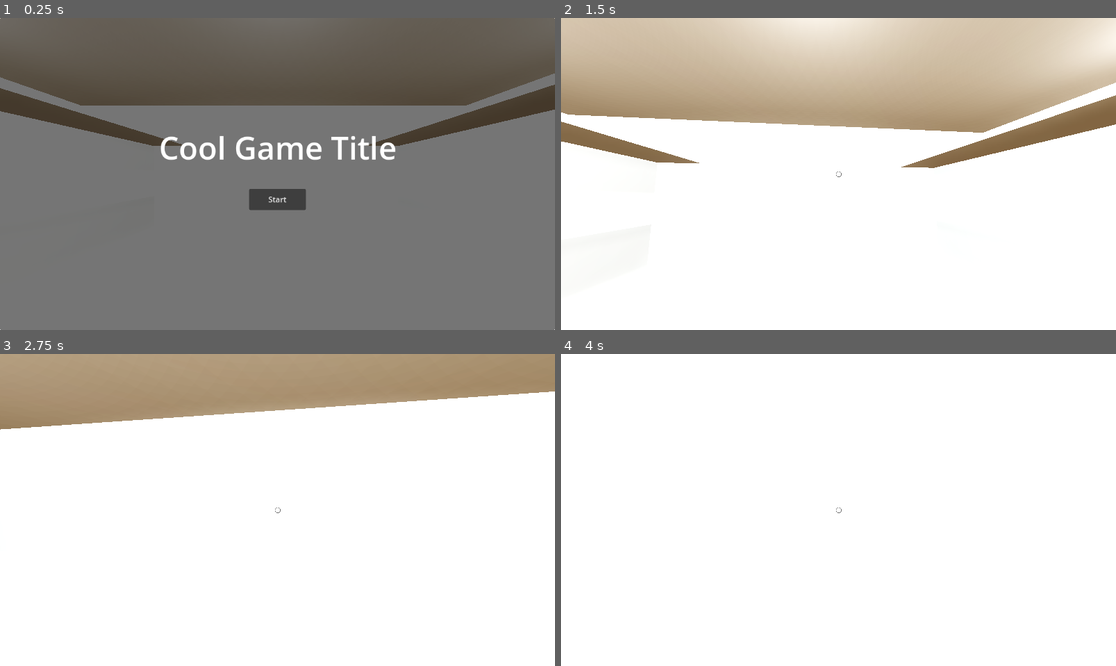
Above: before the commit, frames 1-4 (two rows, left to right).
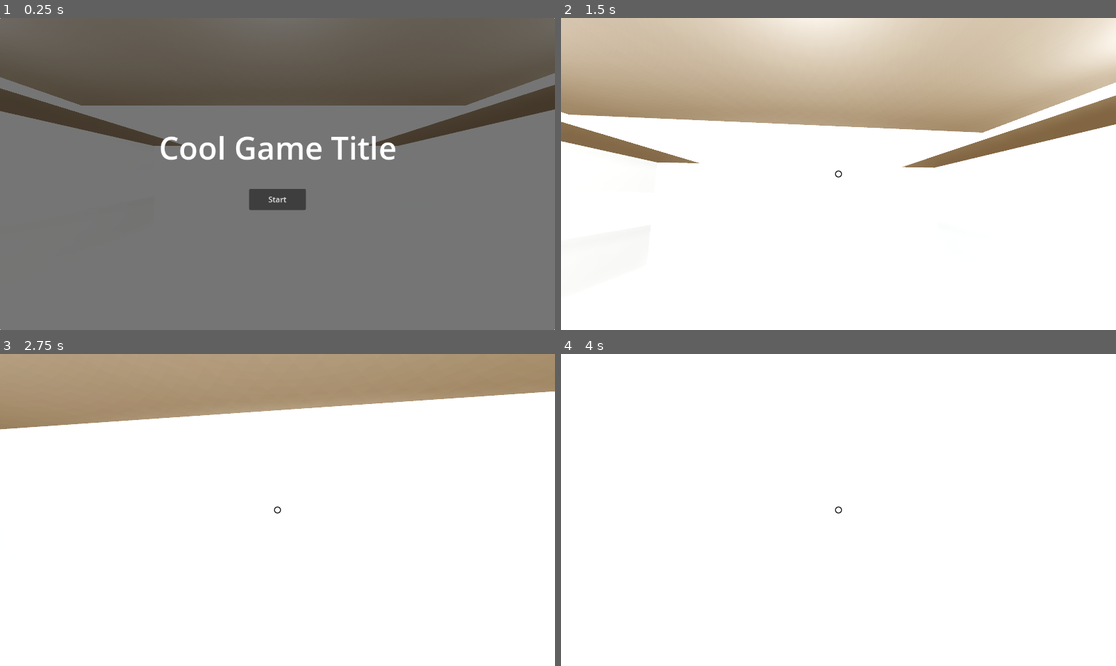
Above: after the commit, the same moments.

Repository: chybby/ldjam53
Game: Godot game, scene res://main.tscn
The game is run twice, just before and just after one commit, with the same random seed, the same clock (stepped at 60 frames per second) and the same inputs.
Inputs (mouse positions are in pixels of both pictures, inside the frame that each line leads up to):
- Up to frame 1 (0.25 s): no input
- Up to frame 2 (1.5 s): click "Start" at 0.5 s; tap Enter at 1.25 s; move the mouse to (866, 174) at 1.27 s; press the mouse at (866, 174) at 1.28 s; hold W (move_forward) from 1.28 s (still down)
- Up to frame 3 (2.75 s): keep holding W (move_forward); tap Space (jump) at 1.52, 2.27 s; move the mouse to (249, 510) at 2.02 s; release the mouse at (249, 510) at 2.03 s; tap Shift (sprint) at 2.1 s
- Up to frame 4 (4 s): keep holding W (move_forward); move the mouse to (849, 503) at 2.77 s; press the mouse at (849, 503) at 2.78 s; move the mouse to (832, 516) at 3.52 s; release the mouse at (832, 516) at 3.53 s; tap Shift (sprint) at 3.6 s; tap Space (jump) at 3.77 s

The runs differ from the first frame. In frame 1, 0.1% of the frame differs, in the area x 0-100%, y 17-41%; in frame 2, 0.2%, in the area x 0-100%, y 20-52%; in frame 3, 0.1%; in frame 4, less than 0.1%.

Commit message:
Different cursors.

Diff:
--- a/main.gd
+++ b/main.gd
@@ -1,4 +1,6 @@
 extends Node
+
+const GUI = preload("res://menus/gui.gd")
 
 @onready var gui := $GUI
 @onready var world := $World
@@ -25,6 +27,14 @@
     elif event.is_action_pressed("skip_day"):
         _on_world_day_ended()
 
+func _process(delta):
+    if player.held_object != null:
+        gui.set_cursor(GUI.Cursor.CLOSED_HAND)
+    elif player.hovered_object != null:
+        gui.set_cursor(GUI.Cursor.OPEN_HAND)
+    else:
+        gui.set_cursor(GUI.Cursor.DOT)
+
 func _on_gui_unpaused():
     get_tree().paused = false
 
--- a/menus/gui.gd
+++ b/menus/gui.gd
@@ -8,6 +8,8 @@
 @onready var main_menu_screen := $MainMenuScreen
 @onready var pause_screen := $PauseScreen
 @onready var hud := $HUD
+
+enum Cursor {DOT, OPEN_HAND, CLOSED_HAND}
 
 func _ready():
     main_menu_screen.set_process_input(true)
@@ -20,6 +22,9 @@
         pause_screen.set_process_input(true)
         Input.mouse_mode = Input.MOUSE_MODE_VISIBLE
         hud.visible = false
+
+func set_cursor(cursor: Cursor):
+    hud.set_cursor(cursor)
 
 func _on_pause_screen_closed():
     pause_screen.visible = false
--- a/player/hud.gd
+++ b/player/hud.gd
@@ -1 +1,19 @@
 extends Control
+
+const GUI = preload("res://menus/gui.gd")
+
+@onready var dot_cursor := $Cursor/DotCursor
+@onready var open_hand_cursor := $Cursor/OpenHandCursor
+@onready var closed_hand_cursor := $Cursor/ClosedHandCursor
+
+func set_cursor(cursor: GUI.Cursor):
+    dot_cursor.visible = false
+    open_hand_cursor.visible = false
+    closed_hand_cursor.visible = false
+    match cursor:
+        GUI.Cursor.DOT:
+            dot_cursor.visible = true
+        GUI.Cursor.OPEN_HAND:
+            open_hand_cursor.visible = true
+        GUI.Cursor.CLOSED_HAND:
+            closed_hand_cursor.visible = true
--- a/player/hud.tscn
+++ b/player/hud.tscn
@@ -1,15 +1,17 @@
-[gd_scene load_steps=4 format=3 uid="uid://dsdesb5wro10h"]
+[gd_scene load_steps=6 format=3 uid="uid://dsdesb5wro10h"]
 
 [ext_resource type="Script" path="res://player/hud.gd" id="1_7y742"]
+[ext_resource type="Texture2D" uid="uid://dpu1r64cdp6tm" path="res://menus/open_hand_cursor.png" id="2_c7iho"]
+[ext_resource type="Texture2D" uid="uid://d4k1mj57sr4iq" path="res://menus/closed_hand_cursor.png" id="3_afy7g"]
 
 [sub_resource type="Gradient" id="Gradient_lwvfo"]
-offsets = PackedFloat32Array(0, 0.550459, 0.633027, 0.667431)
-colors = PackedColorArray(1, 1, 1, 1, 1, 1, 1, 1, 0, 0, 0, 1, 0, 0, 0, 0)
+offsets = PackedFloat32Array(0, 0.412844, 0.541284, 0.580275, 0.688073)
+colors = PackedColorArray(1, 1, 1, 1, 1, 1, 1, 1, 0, 0, 0, 1, 0, 0, 0, 1, 0, 0, 0, 0)
 
 [sub_resource type="GradientTexture2D" id="GradientTexture2D_pfw6s"]
 gradient = SubResource("Gradient_lwvfo")
-width = 32
-height = 32
+width = 256
+height = 256
 fill = 1
 fill_from = Vector2(0.5, 0.5)
 
@@ -24,18 +26,70 @@
 mouse_filter = 2
 script = ExtResource("1_7y742")
 
-[node name="Cursor" type="TextureRect" parent="."]
+[node name="Cursor" type="Control" parent="."]
 layout_mode = 1
 anchors_preset = 8
 anchor_left = 0.5
 anchor_top = 0.5
 anchor_right = 0.5
 anchor_bottom = 0.5
-offset_left = -6.5
-offset_top = -6.5
-offset_right = 6.5
-offset_bottom = 6.5
+offset_left = -20.0
+offset_top = -20.0
+offset_right = 20.0
+offset_bottom = 20.0
+grow_horizontal = 2
+grow_vertical = 2
+mouse_filter = 2
+
+[node name="DotCursor" type="TextureRect" parent="Cursor"]
+texture_filter = 4
+layout_mode = 1
+anchors_preset = 8
+anchor_left = 0.5
+anchor_top = 0.5
+anchor_right = 0.5
+anchor_bottom = 0.5
+offset_left = -8.0
+offset_top = -8.0
+offset_right = 8.0
+offset_bottom = 8.0
 grow_horizontal = 2
 grow_vertical = 2
 texture = SubResource("GradientTexture2D_pfw6s")
 expand_mode = 1
+
+[node name="OpenHandCursor" type="TextureRect" parent="Cursor"]
+visible = false
+texture_filter = 4
+layout_mode = 1
+anchors_preset = 8
+anchor_left = 0.5
+anchor_top = 0.5
+anchor_right = 0.5
+anchor_bottom = 0.5
+offset_left = -37.5
+offset_top = -37.5
+offset_right = 37.5
+offset_bottom = 37.5
+grow_horizontal = 2
+grow_vertical = 2
+texture = ExtResource("2_c7iho")
+expand_mode = 1
+
+[node name="ClosedHandCursor" type="TextureRect" parent="Cursor"]
+visible = false
+texture_filter = 4
+layout_mode = 1
+anchors_preset = 8
+anchor_left = 0.5
+anchor_top = 0.5
+anchor_right = 0.5
+anchor_bottom = 0.5
+offset_left = -36.5
+offset_top = -36.5
+offset_right = 38.5
+offset_bottom = 38.5
+grow_horizontal = 2
+grow_vertical = 2
+texture = ExtResource("3_afy7g")
+expand_mode = 1
--- a/player/player.gd
+++ b/player/player.gd
@@ -45,6 +45,9 @@
         held_object = null
 
 func _process(delta):
+    if not is_instance_valid(hovered_object):
+        hovered_object = null
+
     if interact_ray.get_collider() != hovered_object:
         if hovered_object and is_instance_valid(hovered_object) and hovered_object.has_method('hover'):
             hovered_object.hover(false)
--- a/player/player.tscn
+++ b/player/player.tscn
@@ -14,6 +14,7 @@
 
 [node name="Camera" type="Camera3D" parent="."]
 transform = Transform3D(1, 0, 0, 0, 1, 0, 0, 0, 1, 0, 1.7, -0.2)
+current = true
 
 [node name="InteractRay" type="RayCast3D" parent="Camera"]
 target_position = Vector3(0, 0, -3)
--- a/project.godot
+++ b/project.godot
@@ -94,4 +94,7 @@
 
 [rendering]
 
+anti_aliasing/quality/msaa_2d=1
+anti_aliasing/quality/msaa_3d=1
+anti_aliasing/quality/screen_space_aa=1
 environment/default_environment="res://resources/default_env.tres"
Binary file added: menus/closed_hand_cursor.png
Not shown, added: menus/closed_hand_cursor.png.import
Binary file added: menus/open_hand_cursor.png
Not shown, added: menus/open_hand_cursor.png.import
Not shown: 2 places in package/package.tscn that only renumber resources
Not shown, added: level/level.blend
